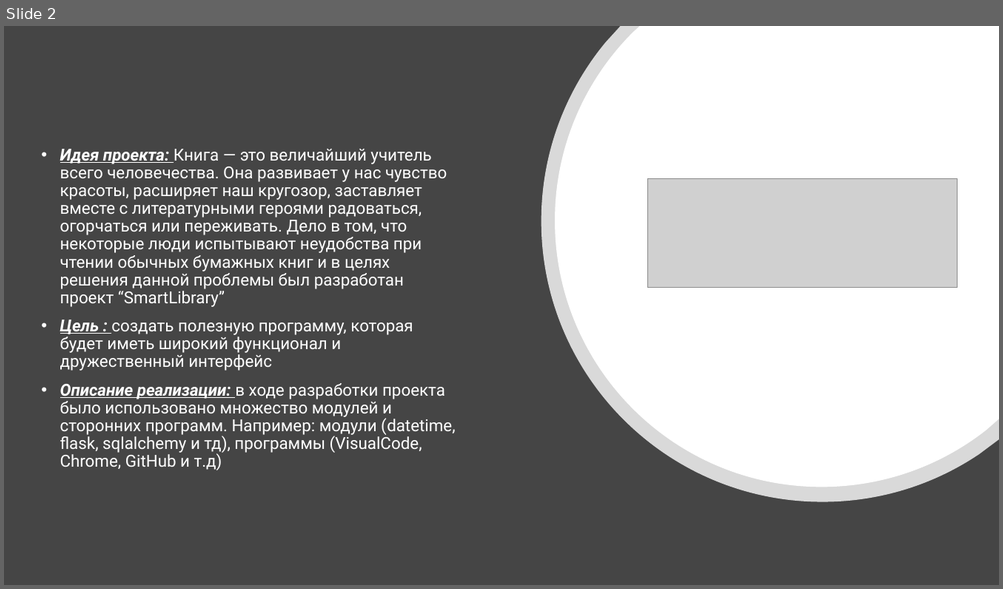
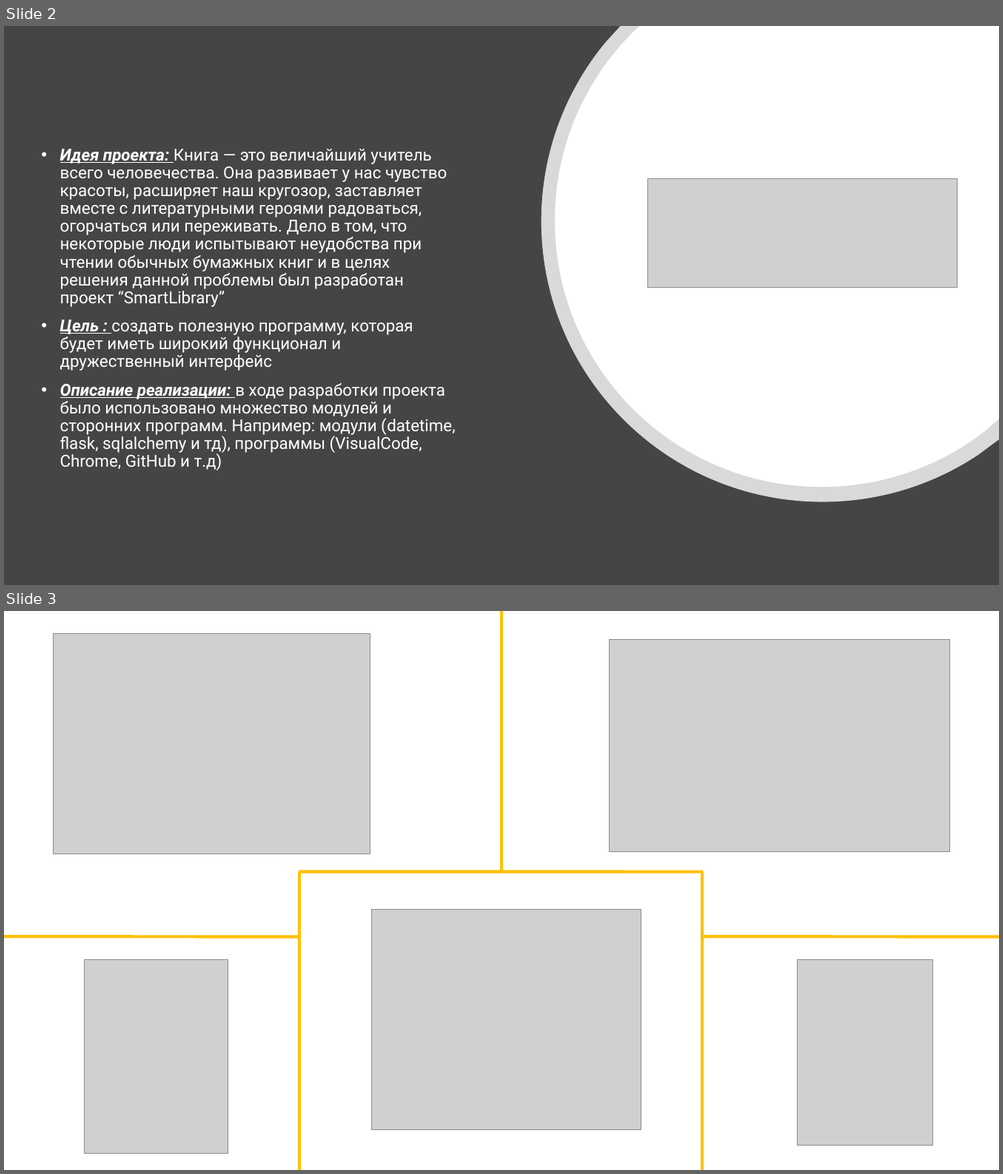
Before and after one commit to iMAGA07/SmartLibrary, a slide deck: textFiles/Pres.pptx. Shown one above the other, each under a label of ours: slide 2 before the commit, slides 2 and 3 after it. The pictures are 1003x589 and 1003x1174 pixels, drawn with LibreOffice and Linux fonts; fonts in the diff are those of the drawing; grey boxes stand for pictures. Boxes give left, top, right and bottom in pixels: in the first picture for what was removed or moved away, otherwise in the second. Text is boxed around its words. In the diff, an @@ line names an element or a change of style, - is before the commit and + after.

```diff
--- a/textFiles/Pres.pptx
+++ b/textFiles/Pres.pptx
@@ slide 3 added at [4,611,999,1170], background #FFFFFF @@
@@ line added from (502, 611) to (502, 872), #FFC000 3 pt @@
@@ picture added at [54,634,370,854] @@
@@ picture added at [609,640,949,852] @@
@@ line added from (703, 872) to (299, 872), #FFC000 3 pt @@
@@ line added from (299, 872) to (299, 1170), #FFC000 3 pt @@
@@ line added from (702, 872) to (702, 1170), #FFC000 3 pt @@
@@ picture added at [371,909,640,1130] @@
@@ line added from (298, 937) to (4, 937), #FFC000 3 pt @@
@@ line added from (999, 937) to (700, 937), #FFC000 3 pt @@
@@ picture added at [85,960,227,1153] @@
@@ picture added at [797,960,932,1146] @@
```
Also in this commit, not shown: 1 slide changed, 1 slide removed, 1 other file.
